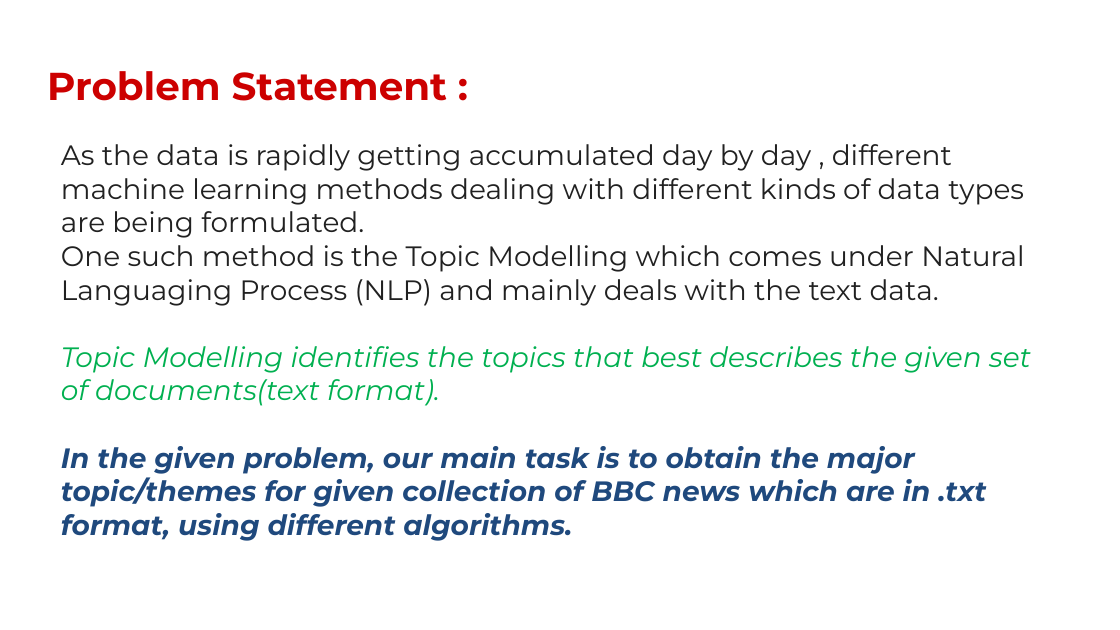
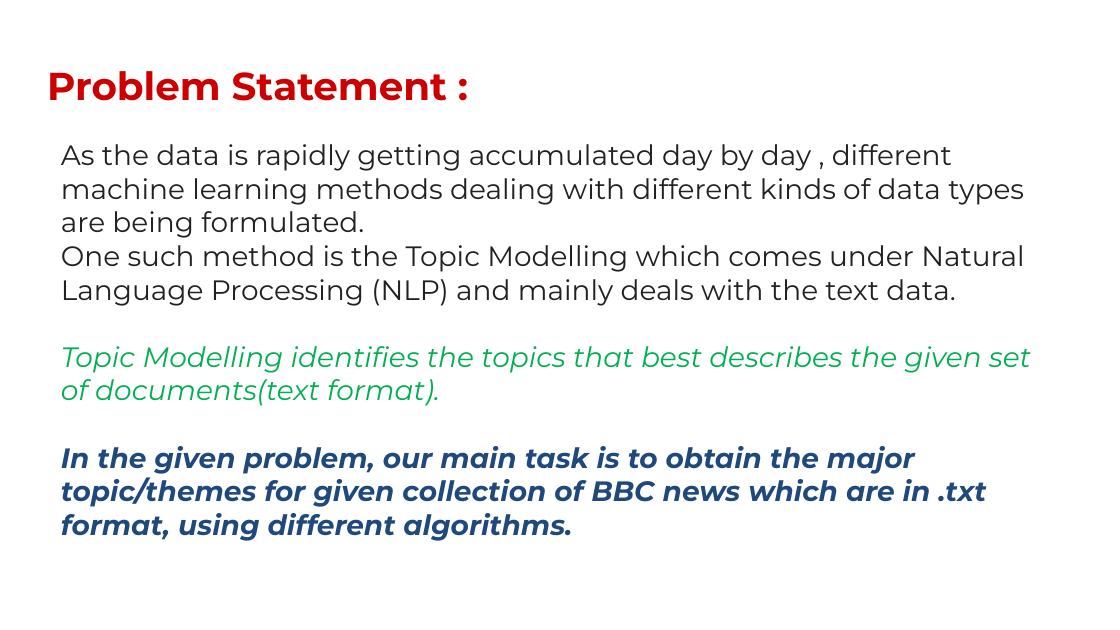
Before and after one commit to Prasad-Khedkar/Topic_Modelling_on_News_Articles, a slide deck: slide 3 of Topic Modelling on News Articles.pptx. Drawn at 1120x630 pixels with LibreOffice and Linux fonts; fonts in the diff are those of the drawing; background and template pictures are left out. Boxes give left, top, right and bottom in pixels: in the first picture for what was removed or moved away, otherwise in the second. Text is boxed around its words. In the diff, an @@ line names an element or a change of style, - is before the commit and + after.

```diff
--- a/Topic Modelling on News Articles.pptx
+++ b/Topic Modelling on News Articles.pptx
@@ text at [61,245,1024,306]: text changed @@
-One such method is the Topic Modelling which comes under Natural Languaging Process (NLP) and mainly deals with the text data.
+One such method is the Topic Modelling which comes under Natural Language Processing (NLP) and mainly deals with the text data.
```
Also in this commit, not shown: 2 other slides changed.
